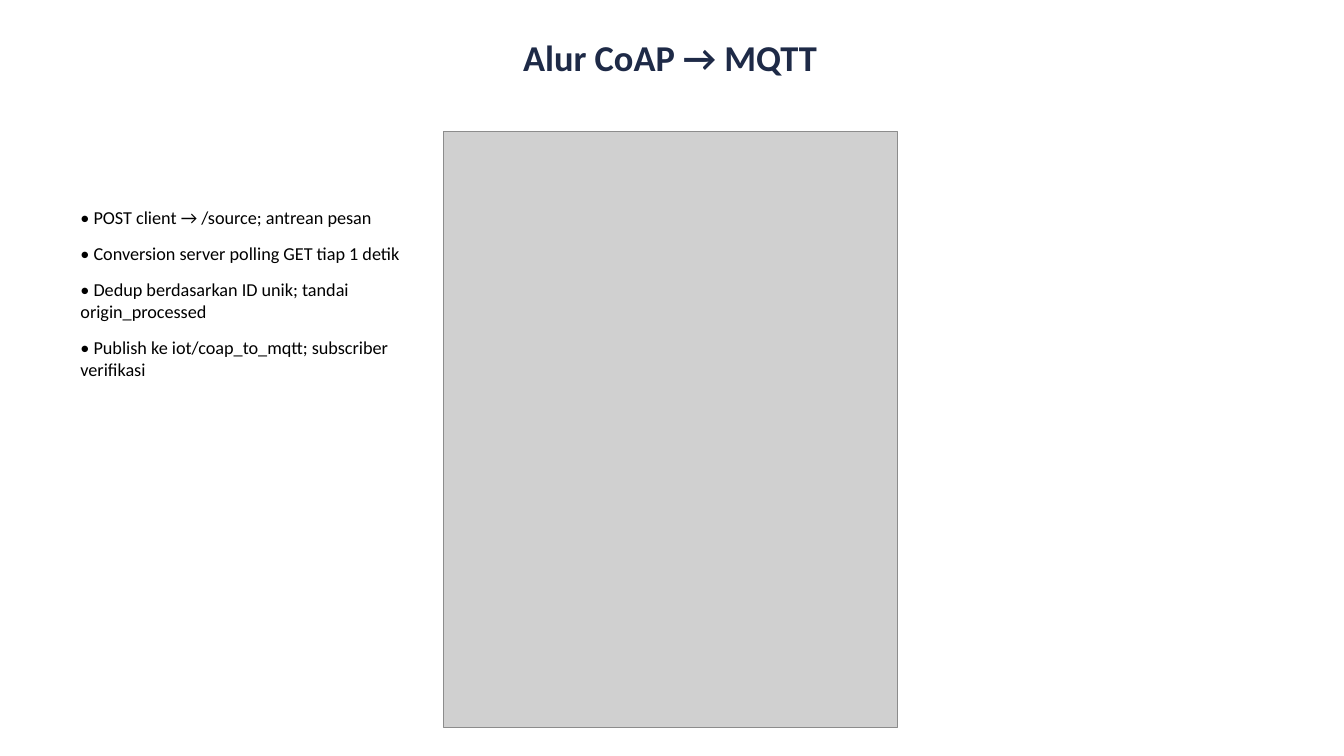
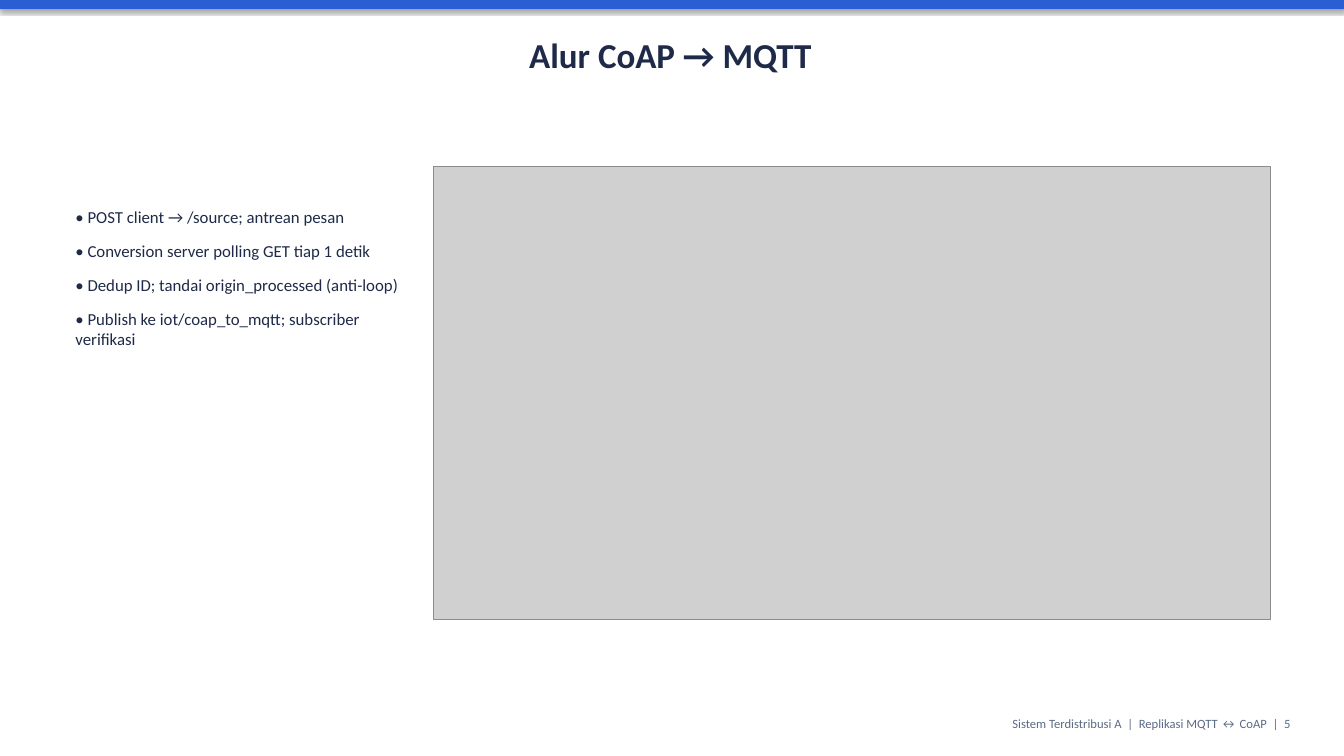
Before and after one commit to bangdhidotcom/sistem-terdistribusi-mqtt-coap, a slide deck: slide 5 of slide/Slide_Presentasi.pptx. Drawn at 1344x756 pixels with LibreOffice and Linux fonts; fonts in the diff are those of the drawing; grey boxes stand for pictures. Boxes give left, top, right and bottom in pixels: in the first picture for what was removed or moved away, otherwise in the second. Text is boxed around its words. In the diff, an @@ line names an element or a change of style, - is before the commit and + after.

```diff
--- a/slide/Slide_Presentasi.pptx
+++ b/slide/Slide_Presentasi.pptx
@@ rectangle added at (x1=0, y1=0, x2=1344, y2=9), fill #2A5FD4 @@
@@ text "Alur CoAP → MQTT" at (x1=529, y1=43, x2=812, y2=73): size 26 to 25 pt @@
@@ picture removed at (x1=444, y1=131, x2=897, y2=727) @@
@@ picture added at (x1=434, y1=166, x2=1270, y2=620) @@
@@ text at (x1=75, y1=211, x2=370, y2=345): size 13 to 12 pt, text colour #000000 to #1E2A47 in "• POST client → /source; antrean pesan", "• Conversion server polling GET tiap 1 ...", "• Publish ke iot/coap_to_mqtt; subscriber verifikasi" @@
@@ text at (x1=88, y1=279, x2=398, y2=294): text changed; size 13 to 12 pt; text colour #000000 to #1E2A47 @@
-• Dedup berdasarkan ID unik; tandai origin_processed
+• Dedup ID; tandai origin_processed (anti-loop)
@@ text added at (x1=1012, y1=719, x2=1290, y2=730), 9 pt, text #5B6B84 @@
+Sistem Terdistribusi A | Replikasi MQTT ↔ CoAP | 5
```
Also in this commit, not shown: 8 other slides changed, 3 slides added, 1 slide removed, 29 other files.
